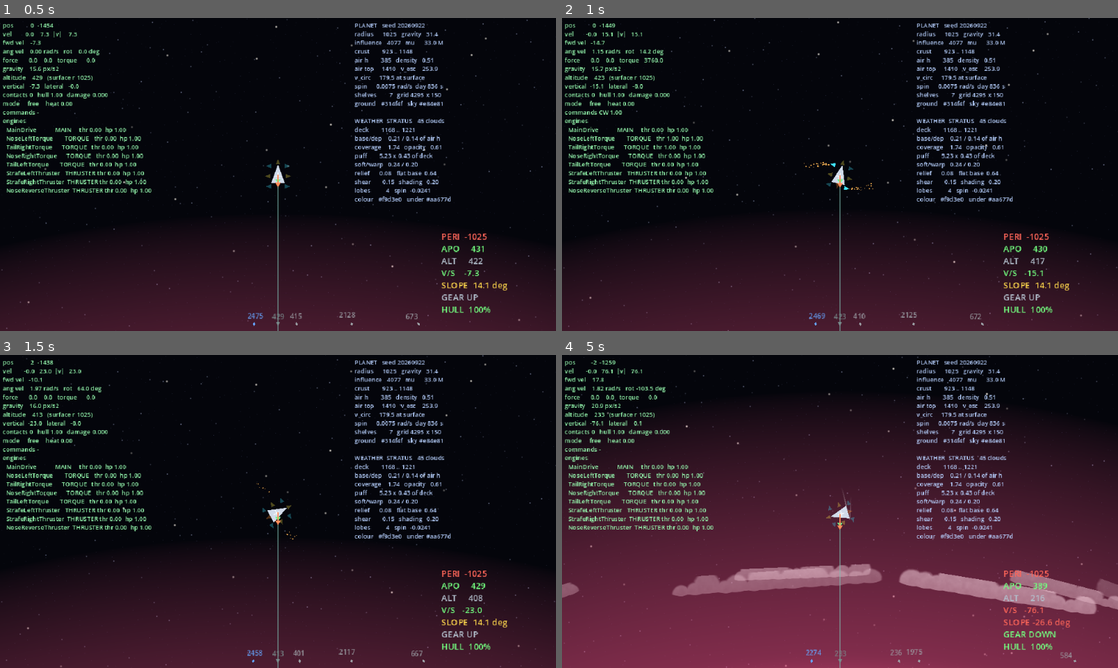
Above: before the commit, frames 1-4 (two rows, left to right).
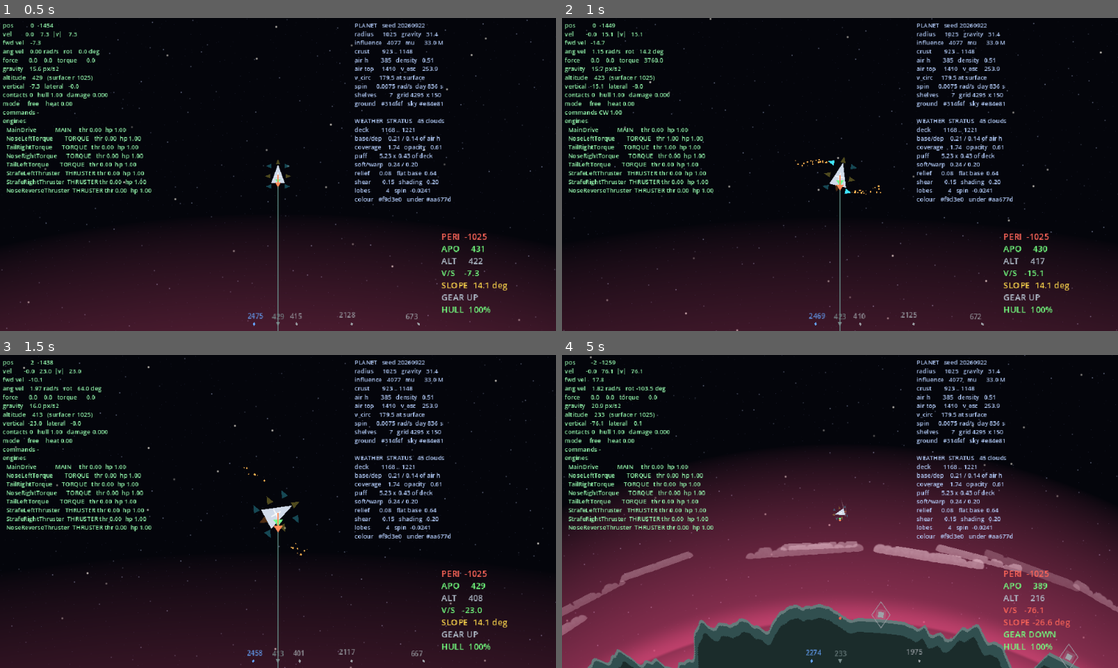
Above: after the commit, the same moments.

Repository: wroniasty/stardust
Game: Godot game, scene res://scenes/world.tscn
Two runs of this game, one before a commit and one after it. Both use one fixed random seed, a clock stepped at 60 frames per second and the inputs below.
Inputs (mouse positions are in pixels of both pictures, inside the frame that each line leads up to):
- Up to frame 1 (0.5 s): no input
- Up to frame 2 (1 s): tap Enter at 0.5 s; move the mouse to (962, 158) at 0.52 s; hold D (rotate_right) from 0.53 s (still down); hold H (camera_level, bound only after the commit) from 0.53 s (still down); click (962, 158) at 0.67 s; tap = (camera_zoom_in, bound only after the commit) at 0.8 s
- Up to frame 3 (1.5 s): release D (rotate_right) at 1.25 s; release H (camera_level, bound only after the commit) at 1.25 s; drag from (166, 527) to (250, 574) at 1.27 s
- Up to frame 4 (5 s): move the mouse to (895, 442) at 2.02 s; hold D (rotate_right) 2.03-2.75 s; hold - (camera_zoom_out, bound only after the commit) 2.03-2.75 s; tap H (camera_level, bound only after the commit) at 2.3 s; drag from (812, 574) to (673, 464) at 2.77 s; move the mouse to (1006, 558) at 3.52 s; hold A (rotate_left) 3.53-4.25 s; hold - (camera_zoom_out, bound only after the commit) 3.53-4.25 s; tap G (toggle_gear) at 3.6 s; drag from (673, 464) to (756, 433) at 4.27 s

Frame 1 is identical in both runs. In frame 2, 0.7% of the frame differs, in the area x 0-100%, y 0-100%; in frame 3, 0.9%; in frame 4, 39%.

Commit message:
Three zoom levels, a view the pilot can turn, and a sky that turns with it
+ and - step through three framings; the arrows turn the view; H puts the
nearest planet at the bottom of the screen, or levels up in empty space.

The levels multiply the speed curve rather than replacing it. Pulling back
when moving fast exists so you can see where you are going, and that is just
as true whichever framing you chose. The middle level is exactly 1.0, so a
camera nobody touches behaves as it did before there were levels.

Rotation accumulates rather than wrapping into -PI..PI, because Godot's
rotation smoothing interpolates towards whatever `rotation` holds and a value
jumping from 6.2 to 0.1 would send the view the long way round. Levelling adds
an angle_difference, so it always takes the short way -- tested as the size of
the move, not the size of the result, which is a distinction my first
assertion got wrong. ignore_rotation has to be false or Godot applies neither
the rotation nor its own smoothing, so the easing here is the engine's.

H uses the same expression landing uses to stand a ship on its feet, so "up"
means one thing in this game. The sign convention is measured from three
different directions rather than reasoned about, because this project has
been caught by exactly that before.

The starfield needed fixing, as the VISUALS note predicted: it lives on a
screen-space CanvasLayer and does not turn by itself. The shader now takes the
rotation being shown -- and the first version of that was wrong in a way worth
recording. It took the pivot from the script, which passed
get_visible_rect().size * 0.5. With `canvas_items` stretch that reports the
base 640x360 while FRAGCOORD is in framebuffer pixels, so the sky pivoted
about a point a quarter of the way in: the stars changed, but not into a
rotation. The shader derives the centre from SCREEN_PIXEL_SIZE now, where it
cannot disagree with FRAGCOORD.

Verified by counting stars rather than by eye, after a mean-pixel-difference
metric proved useless on a frame that is 99.9% empty space: two frames ninety
degrees apart, 123 of 239 stars landing where the rotation predicts, against 3
and 1 for the alternatives -- and 123/239 is the fraction that can stay inside
a 16:9 frame when it turns, so every star that could match did.

The headless test only pins the wiring, and says so: get_screen_rotation()
never advances without rendered frames, so an assertion on the angle would
compare zero with zero and could never fail.

Ten more assertions, 280 in total.

Co-Authored-By: Claude Opus 5 <noreply@anthropic.com>

Diff:
--- a/project.godot
+++ b/project.godot
@@ -136,6 +136,31 @@
 "events": [Object(InputEventKey,"resource_local_to_scene":false,"resource_name":"","device":-1,"window_id":0,"alt_press …(190 unchanged characters)…
 ]
 }
+camera_zoom_in={
+"deadzone": 0.2,
+"events": [Object(InputEventKey,"resource_local_to_scene":false,"resource_name":"","device":-1,"window_id":0,"alt_pressed":false,"shift_pressed":false,"ctrl_pressed":false,"meta_pressed":false,"pressed":false,"keycode":0,"physical_keycode":61,"key_label":0,"unicode":0,"location":0,"echo":false,"script":null), Object(InputEventKey,"resource_local_to_scene":false,"resource_name":"","device":-1,"window_id":0,"alt_pressed":false,"shift_pressed":false,"ctrl_pressed":false,"meta_pressed":false,"pressed":false,"keycode":0,"physical_keycode":4194437,"key_label":0,"unicode":0,"location":0,"echo":false,"script":null)
+]
+}
+camera_zoom_out={
+"deadzone": 0.2,
+"events": [Object(InputEventKey,"resource_local_to_scene":false,"resource_name":"","device":-1,"window_id":0,"alt_pressed":false,"shift_pressed":false,"ctrl_pressed":false,"meta_pressed":false,"pressed":false,"keycode":0,"physical_keycode":45,"key_label":0,"unicode":0,"location":0,"echo":false,"script":null), Object(InputEventKey,"resource_local_to_scene":false,"resource_name":"","device":-1,"window_id":0,"alt_pressed":false,"shift_pressed":false,"ctrl_pressed":false,"meta_pressed":false,"pressed":false,"keycode":0,"physical_keycode":4194435,"key_label":0,"unicode":0,"location":0,"echo":false,"script":null)
+]
+}
+camera_rotate_left={
+"deadzone": 0.2,
+"events": [Object(InputEventKey,"resource_local_to_scene":false,"resource_name":"","device":-1,"window_id":0,"alt_pressed":false,"shift_pressed":false,"ctrl_pressed":false,"meta_pressed":false,"pressed":false,"keycode":0,"physical_keycode":4194319,"key_label":0,"unicode":0,"location":0,"echo":false,"script":null)
+]
+}
+camera_rotate_right={
+"deadzone": 0.2,
+"events": [Object(InputEventKey,"resource_local_to_scene":false,"resource_name":"","device":-1,"window_id":0,"alt_pressed":false,"shift_pressed":false,"ctrl_pressed":false,"meta_pressed":false,"pressed":false,"keycode":0,"physical_keycode":4194321,"key_label":0,"unicode":0,"location":0,"echo":false,"script":null)
+]
+}
+camera_level={
+"deadzone": 0.2,
+"events": [Object(InputEventKey,"resource_local_to_scene":false,"resource_name":"","device":-1,"window_id":0,"alt_pressed":false,"shift_pressed":false,"ctrl_pressed":false,"meta_pressed":false,"pressed":false,"keycode":0,"physical_keycode":72,"key_label":0,"unicode":0,"location":0,"echo":false,"script":null)
+]
+}
 
 [physics]
 
--- a/scripts/ship_camera.gd
+++ b/scripts/ship_camera.gd
@@ -1,9 +1,12 @@
 class_name ShipCamera
 extends Camera2D
-## Camera that follows the ship without rolling with it.
+## Camera that follows the ship without rolling with it, and that the pilot
+## can frame for themselves.
 ##
 ## Kept outside the ship so it survives the ship being destroyed and respawned
-## (M1.7), and so the view never rotates when the ship spins.
+## (M1.7), and so the view never rotates when the ship spins. What the pilot
+## does with + / - and the arrows is a separate thing entirely: a framing they
+## chose, which the ship's own tumbling must not disturb.
 
 @export var target_path: NodePath
 
@@ -11,6 +14,24 @@
 ## so pulling back on speed means a smaller number.
 @export var zoom_at_rest: float = 1.0
 @export var zoom_at_speed: float = 0.7
+
+## The three framings the pilot picks between, closest first. A multiplier on
+## the speed curve rather than a replacement for it: the pull-back when
+## moving fast exists so you can see where you are going, and that is just as
+## true whichever framing you chose. The middle one is 1.0, so the default
+## camera behaves exactly as it did before there were levels.
+const ZOOM_LEVELS: Array[float] = [1.7, 1.0, 0.55]
+const DEFAULT_LEVEL: int = 1
+
+## How fast the arrows turn the view, in radians per second. A full turn in
+## about five seconds: slow enough to stop where you meant to.
+@export var rotate_rate: float = 1.2
+
+## How quickly the view catches up with the rotation being asked for. Held
+## input therefore trails by about rotate_rate / this, some eight degrees,
+## which reads as weight rather than as lag, and a snap to level eases
+## instead of jumping.
+@export var rotation_response: float = 8.0
 
 ## Speed at which the camera has pulled all the way back, in pixels per second.
 @export var reference_speed: float = 400.0
@@ -20,12 +41,23 @@
 
 var _target: Node2D = null
 
+## Index into ZOOM_LEVELS.
+var _level: int = DEFAULT_LEVEL
+
 
 func _ready() -> void:
 	if not target_path.is_empty():
 		_target = get_node_or_null(target_path) as Node2D
 	position_smoothing_enabled = true
 	position_smoothing_speed = 10.0
+	# Rotation has to be honoured for any of this to show: with
+	# ignore_rotation true -- the default -- the node's rotation is simply not
+	# applied to the view, and rotation smoothing is ignored with it. Starting
+	# at zero, so a camera nobody touches looks exactly as it did.
+	ignore_rotation = false
+	rotation_smoothing_enabled = true
+	rotation_smoothing_speed = rotation_response
+	rotation = 0.0
 	# The process mode is left alone: with physics interpolation on, Godot
 	# forces every Camera2D to physics processing anyway, which is what this
 	# camera wants. Setting it here as well would just be a lie about who
@@ -44,9 +76,65 @@
 	if body != null:
 		speed = body.linear_velocity.length()
 
-	var wanted: float = lerpf(zoom_at_rest, zoom_at_speed, clampf(speed / reference_speed, 0.0, 1.0))
+	var wanted: float = ZOOM_LEVELS[_level] * lerpf(
+		zoom_at_rest, zoom_at_speed, clampf(speed / reference_speed, 0.0, 1.0),
+	)
 	var next: float = lerpf(zoom.x, wanted, clampf(zoom_response * delta, 0.0, 1.0))
 	zoom = Vector2(next, next)
+
+	# Accumulated rather than wrapped into -PI..PI: the smoothing lerps
+	# towards whatever `rotation` holds, and a value that jumps from 6.2 to
+	# 0.1 would send the view the long way round.
+	var turn: float = Input.get_axis(&"camera_rotate_left", &"camera_rotate_right")
+	if not is_zero_approx(turn):
+		rotation += turn * rotate_rate * delta
+
+
+func _unhandled_input(event: InputEvent) -> void:
+	if event.is_action_pressed(&"camera_zoom_in"):
+		set_zoom_level(_level - 1)
+	elif event.is_action_pressed(&"camera_zoom_out"):
+		set_zoom_level(_level + 1)
+	elif event.is_action_pressed(&"camera_level"):
+		level_view()
+	else:
+		return
+	get_viewport().set_input_as_handled()
+
+
+## Picks one of the three framings. Clamped rather than wrapped: running off
+## the end of the list should stop, not jump to the opposite extreme.
+func set_zoom_level(level: int) -> void:
+	_level = clampi(level, 0, ZOOM_LEVELS.size() - 1)
+
+
+func zoom_level() -> int:
+	return _level
+
+
+## Puts the nearest planet at the bottom of the screen, or levels the view
+## when there is no planet to be below.
+##
+## The way back from a rotation the pilot no longer wants, and the thing they
+## were going to want anyway: on approach, "planet down" is the framing that
+## makes a landing readable (VISUALS V4 does this continuously; this is the
+## same answer asked for one press at a time).
+func level_view() -> void:
+	rotation += angle_difference(rotation, _level_target())
+
+
+func _level_target() -> float:
+	if _target == null:
+		return 0.0
+	var planet: Planet = Planet.nearest(get_tree(), _target.global_position)
+	if planet == null:
+		return 0.0
+	var up: Vector2 = _target.global_position - planet.global_position
+	if up.is_zero_approx():
+		return 0.0
+	# The same expression the landing code uses to stand a ship on its feet,
+	# so "up" means one thing in this game.
+	return up.angle() + PI * 0.5
 
 
 ## Retargets the camera, e.g. after a respawn.
--- a/scripts/starfield.gd
+++ b/scripts/starfield.gd
@@ -25,3 +25,8 @@
 	# stars drift at the wrong rate when the camera pulls back.
 	var parallax_offset: Vector2 = camera.get_screen_center_position() * camera.zoom
 	_material.set_shader_parameter("world_offset", parallax_offset)
+
+	# The rotation actually on screen, not the one being asked for: while the
+	# camera eases towards a new angle the sky has to ease with it, or the
+	# stars would arrive before the world does.
+	_material.set_shader_parameter("view_rotation", camera.get_screen_rotation())
--- a/shaders/starfield.gdshader
+++ b/shaders/starfield.gdshader
@@ -10,6 +10,18 @@
 // the depth.
 
 uniform vec2 world_offset = vec2(0.0);
+
+// The rotation the view is currently showing. Without it the field is
+// painted in screen space and simply does not turn: rotate the camera and
+// the whole universe pivots around a sky nailed to the monitor.
+//
+// The point it turns about is taken from SCREEN_PIXEL_SIZE rather than
+// passed in. FRAGCOORD is in framebuffer pixels while the game's
+// `canvas_items` stretch reports a 640x360 visible rect, so a centre handed
+// over from the script was half the real one and the sky pivoted about a
+// point a quarter of the way in -- which changed the stars without looking
+// remotely like a rotation.
+uniform float view_rotation = 0.0;
 uniform vec3 space_color : source_color = vec3(0.016, 0.02, 0.043);
 uniform vec3 far_color : source_color = vec3(0.55, 0.60, 0.85);
 uniform vec3 mid_color : source_color = vec3(0.80, 0.85, 1.0);
@@ -47,8 +59,18 @@
 	return clamp(light, 0.0, 1.0);
 }
 
+vec2 turn(vec2 v, float angle) {
+	float c = cos(angle);
+	float s = sin(angle);
+	return vec2(v.x * c - v.y * s, v.x * s + v.y * c);
+}
+
 void fragment() {
-	vec2 pixel = FRAGCOORD.xy;
+	// A screen offset of d from the centre looks along world direction
+	// d turned by the camera's rotation, so the field is sampled there. Only
+	// the pixel part turns: world_offset is already in the world's frame.
+	vec2 screen_center = 0.5 / SCREEN_PIXEL_SIZE;
+	vec2 pixel = turn(FRAGCOORD.xy - screen_center, view_rotation) + screen_center;
 
 	float far = star_layer(pixel + world_offset * 0.10, 17.0, 0.55, 0.055);
 	float mid = star_layer(pixel + world_offset * 0.30, 41.0, 0.45, 0.045);
--- a/tools/smoke_test.gd
+++ b/tools/smoke_test.gd
@@ -12,6 +12,7 @@
 const SHIP_SCENE: String = "res://scenes/ship.tscn"
 const PLANET_SCENE: String = "res://scenes/planet.tscn"
 const CRATE_SCENE: String = "res://scenes/loot_crate.tscn"
+const STARFIELD_SCENE: String = "res://scenes/starfield.tscn"
 
 ## A seed known to produce a planet with air. Picked once, kept fixed so the
 ## numbers below stay meaningful.
@@ -828,6 +829,7 @@
 			_check_cargo()
 			_check_editor()
 			_check_pause_gate()
+			_check_camera(_planet)
 			_check_scanner(_planet)
 			_check_plateaus(_planet)
 			_check_landing_sites(_planet)
@@ -1683,6 +1685,110 @@
 	configurator.queue_free()
 
 
+## The pilot's own framing: three zoom levels and a view they can turn.
+##
+## The one that needs checking is levelling, because "put the planet at the
+## bottom" is a sign convention and this project has been caught by one
+## before -- Vector2.orthogonal() turns the opposite way to an increasing
+## polar angle, which sent the old orbit lock backwards.
+func _check_camera(planet: Planet) -> void:
+	var camera: ShipCamera = ShipCamera.new()
+	root.add_child(camera)
+	var ship: Ship = _spawn_ship()
+	camera.set_target(ship)
+
+	_expect(
+		not camera.ignore_rotation,
+		"the camera honours its own rotation, or none of this shows at all",
+	)
+	_expect(
+		camera.zoom_level() == ShipCamera.DEFAULT_LEVEL
+		and is_equal_approx(ShipCamera.ZOOM_LEVELS[ShipCamera.DEFAULT_LEVEL], 1.0),
+		"the middle framing is the old behaviour exactly",
+	)
+	_expect(
+		ShipCamera.ZOOM_LEVELS[0] > ShipCamera.ZOOM_LEVELS[ShipCamera.ZOOM_LEVELS.size() - 1],
+		"the list runs closest to widest",
+	)
+	camera.set_zoom_level(-5)
+	_expect(camera.zoom_level() == 0, "zooming in past the end stops at the closest")
+	camera.set_zoom_level(99)
+	_expect(
+		camera.zoom_level() == ShipCamera.ZOOM_LEVELS.size() - 1,
+		"and out past the end stops at the widest, rather than wrapping round",
+	)
+
+	# Turning accumulates rather than wrapping, so the smoothing never takes
+	# the long way round.
+	camera.rotation = 7.0
+	camera.level_view()
+	# The property is the size of the move, not the size of the result: from
+	# 7 radians the answer is around 6.28, which is upright plus a full turn
+	# and the short way there. Demanding a small absolute value instead would
+	# be demanding the long way round.
+	_expect(
+		absf(camera.rotation - 7.0) <= PI + 0.001,
+		"levelling takes the short way round, never more than half a turn (%.2f rad)" % [
+			absf(camera.rotation - 7.0),
+		],
+	)
+
+	# The sign convention, measured rather than reasoned about: put the ship
+	# to one side of the planet, level the view, and check the planet really
+	# does appear below.
+	for offset: Vector2 in [Vector2(1500.0, 0.0), Vector2(-900.0, 400.0), Vector2(0.0, -2000.0)]:
+		ship.global_position = planet.global_position + offset
+		camera.level_view()
+		# A world vector appears on screen turned by minus the camera's own
+		# rotation.
+		var on_screen: Vector2 = (planet.global_position - ship.global_position).rotated(
+			-camera.rotation
+		)
+		_expect(
+			on_screen.normalized().dot(Vector2.DOWN) > 0.999,
+			"from %s, levelling puts the planet at the bottom of the screen" % offset,
+		)
+
+	camera.set_target(null)
+	camera.rotation = 1.0
+	camera.level_view()
+	_expect(
+		is_zero_approx(camera.rotation),
+		"with nothing to be below, levelling means upright",
+	)
+
+	# The sky is painted on a screen-space quad, so it does not turn by
+	# itself: the script has to hand the shader the rotation being shown.
+	#
+	# Only the wiring is checked here. Whether the field actually turns was
+	# measured on the real renderer -- two frames ninety degrees apart, 123
+	# of 239 stars landing where the rotation predicts against 3 and 1 for
+	# the alternatives, which is every star that can stay inside a turned
+	# 16:9 frame. Headless renders nothing, and get_screen_rotation() only
+	# catches up over frames, so an assertion on the angle itself would
+	# compare zero with zero and could never fail.
+	var sky: Starfield = (load(STARFIELD_SCENE) as PackedScene).instantiate() as Starfield
+	root.add_child(sky)
+	camera.set_target(ship)
+	camera.make_current()
+	sky._process(0.016)
+	var material: ShaderMaterial = (sky.get_node("Sky") as ColorRect).material as ShaderMaterial
+
+	var declared: bool = false
+	for uniform: Dictionary in material.shader.get_shader_uniform_list():
+		if String(uniform["name"]) == "view_rotation":
+			declared = true
+	_expect(declared, "the sky shader takes a view rotation")
+	_expect(
+		material.get_shader_parameter("view_rotation") != null,
+		"and the script feeds it every frame",
+	)
+	sky.queue_free()
+
+	camera.queue_free()
+	ship.queue_free()
+
+
 func _check_configuration_report() -> void:
 	var ship: Ship = _spawn_ship()
 
Not shown, changed: IDEAS.md
Not shown, changed: VISUALS.md
